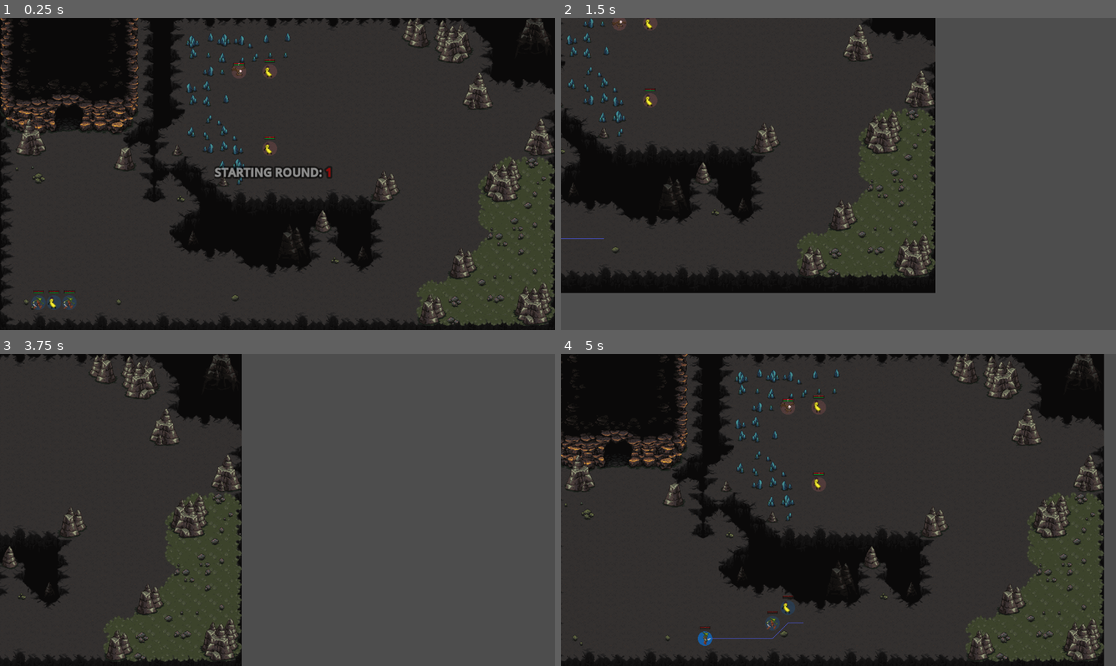
Above: before the commit, frames 1-4 (two rows, left to right).
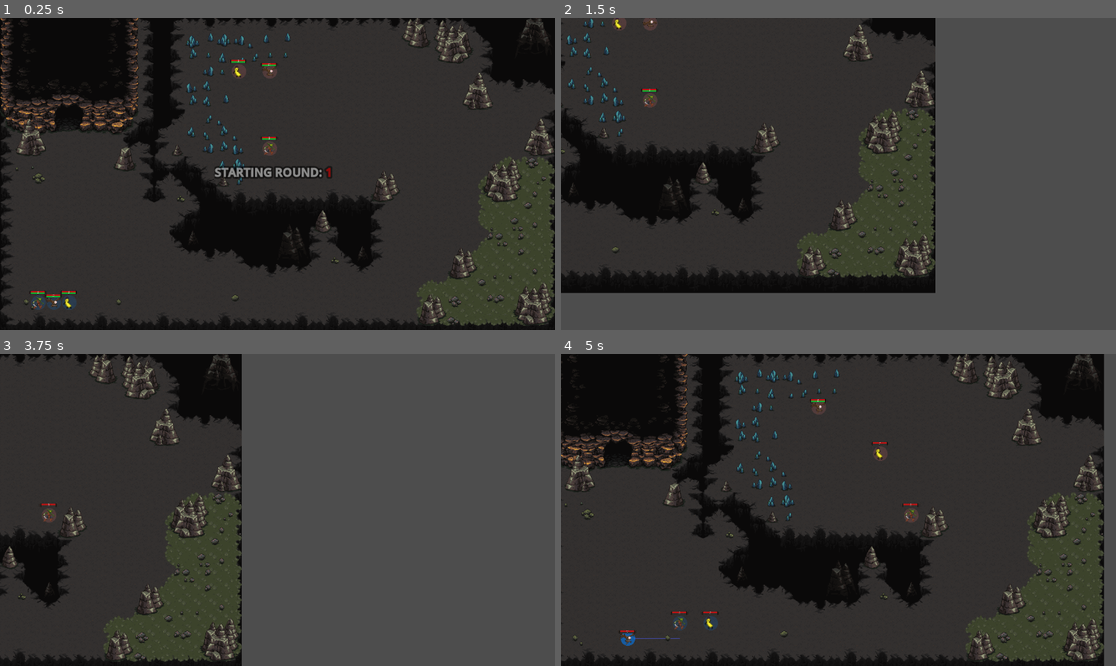
Above: after the commit, the same moments.

Repository: SeeNoirSeeNo/SeeNoHope-The-Final-Bastion
Game: Godot game, scene res://MainScenes/Battle.tscn
The game is run twice, just before and just after one commit, with the same random seed, the same clock (stepped at 60 frames per second) and the same inputs.
Inputs (mouse positions are in pixels of both pictures, inside the frame that each line leads up to):
- Up to frame 1 (0.25 s): no input
- Up to frame 2 (1.5 s): move the mouse to (960, 158) at 0.52 s; hold D (Right) 0.53-1.28 s; hold U (unit) 0.53-1.28 s; click (960, 158) at 0.6 s; move the mouse to (727, 189) at 1.27 s; hold S (Down) from 1.28 s (still down); tap U (unit) at 1.35 s
- Up to frame 3 (3.75 s): click (166, 525) at 1.55 s; move the mouse to (333, 441) at 2.02 s; release S (Down) at 2.03 s; hold D (Right) 2.03-2.78 s; hold U (unit) 2.03-2.78 s; click (333, 441) at 2.1 s; move the mouse to (249, 572) at 2.77 s; hold W (Up) 2.78-3.53 s; tap U (unit) at 2.85 s; click (249, 572) at 3.05 s; move the mouse to (444, 556) at 3.52 s; hold A (Left) from 3.53 s (still down); hold U (unit) from 3.53 s (still down); click (444, 556) at 3.6 s
- Up to frame 4 (5 s): keep holding A (Left); move the mouse to (672, 463) at 4.27 s; release U (unit) at 4.28 s; tap U (unit) at 4.35 s; click (672, 463) at 4.55 s

The runs differ from the first frame. In frame 1, 0.4% of the frame differs, in the area x 5-50%, y 13-94%; in frame 2, 0.2%; in frame 3, 0.1%; in frame 4, 1.1%, in the area x 10-65%, y 13-94%.

Commit message:
Floating Labels
Fixed BAT visual bug
improved floating labels
min&max dmg
export actions cost

Diff:
--- a/FloatingLabel.gd
+++ b/FloatingLabel.gd
@@ -4,29 +4,18 @@
 var speed_x = 0
 var speed_y = 0
 
-var starting_position = global_position
-
-
-func _process(delta):
-	if moving:
-		global_position.x += speed_x
-		global_position.y += speed_y
-
-func showFloatingLabel(value, color, x_speed, y_speed, duration):
-	moveFloatingLabel(x_speed, y_speed, duration)
+func start_floating_label(value, color, velocity, duration):
+	var tween = create_tween()
+	tween.tween_property(self, "global_position", global_position + velocity, duration)
 	text = str(value)
 	self_modulate = color
 	show()
+	var timer = Timer.new()
+	add_child(timer)
+	timer.wait_time = duration
+	timer.one_shot = true
+	timer.timeout.connect(self._on_timer_timeout)
+	timer.start()
 
-func hideFloatingLabel():
-	hide()
-	global_position = starting_position
-
-func moveFloatingLabel(new_speed_x, new_speed_y, duration):
-	if not moving:
-		moving = true
-		speed_x = new_speed_x
-		speed_y = new_speed_y
-		await get_tree().create_timer(duration).timeout
-		hideFloatingLabel()
-		moving = false
+func _on_timer_timeout():
+	queue_free()
--- a/Graphics & UI/FloatingLabel/FloatingLabel.tscn
+++ b/Graphics & UI/FloatingLabel/FloatingLabel.tscn
@@ -4,9 +4,12 @@
 
 [node name="FloatingLabel" type="Label"]
 visible = false
+z_index = 10
 offset_right = 132.0
 offset_bottom = 91.0
-theme_override_font_sizes/font_size = 128
+theme_override_colors/font_outline_color = Color(0, 0, 0, 1)
+theme_override_constants/outline_size = 2
+theme_override_font_sizes/font_size = 96
 text = "-200
 "
 horizontal_alignment = 1
--- a/Graphics & UI/Healthbar/TimeunitsBar.tscn
+++ b/Graphics & UI/Healthbar/TimeunitsBar.tscn
@@ -6,11 +6,12 @@
 [ext_resource type="Script" path="res://Graphics & UI/Healthbar/TimeunitsBar.gd" id="4_aauhg"]
 
 [node name="TimeunitsBar" type="TextureProgressBar"]
-offset_left = -13.0
+z_index = 5
+offset_left = -21.0
 offset_top = -2.0
-offset_right = 243.0
+offset_right = 235.0
 offset_bottom = 30.0
-scale = Vector2(0.101501, 0.101501)
+scale = Vector2(0.152, 0.152)
 value = 66.0
 texture_under = ExtResource("1_jem5j")
 texture_over = ExtResource("2_jg5yr")
--- a/Graphics & UI/Healthbar/healthbar.gd
+++ b/Graphics & UI/Healthbar/healthbar.gd
@@ -1,15 +1,14 @@
 extends TextureProgressBar
 
 @onready var value_label : Label = $ValueLabel
-@onready var floating_label = $FloatingLabel
-
+@onready var floating_label_scene = preload("res://Graphics & UI/FloatingLabel/FloatingLabel.tscn")
 
 func update(target_unit : Unit):
 	value_label.text = str(target_unit.current_health_points)
 	value = target_unit.current_health_points * 100 / target_unit.health_points
 
-func showFloatingLabel(value, color):
-	floating_label.showFloatingLabel(value, color, 1, -0.5, 0.75)
-
-func hideFloatingLabel():
-	floating_label.hideFloatingLabel()
+func create_floating_label(value, color: Color, velocity: Vector2, duration: float):
+	var label_instance = floating_label_scene.instantiate()
+	add_child(label_instance)
+	label_instance.global_position = self.global_position
+	label_instance.start_floating_label(value, color, velocity, duration)
--- a/Graphics & UI/Healthbar/healthbar.tscn
+++ b/Graphics & UI/Healthbar/healthbar.tscn
@@ -1,17 +1,17 @@
-[gd_scene load_steps=6 format=3 uid="uid://cxnfg7i60h8eq"]
+[gd_scene load_steps=5 format=3 uid="uid://cxnfg7i60h8eq"]
 
 [ext_resource type="Texture2D" uid="uid://dgqpjgqelq22r" path="res://Graphics & UI/Healthbar/enemy_health_bar_background_001.png" id="1_nxmih"]
 [ext_resource type="Texture2D" uid="uid://bdou4d2ow2mvm" path="res://Graphics & UI/Healthbar/enemy_health_bar_foreground_003.png" id="2_ud4ch"]
 [ext_resource type="Texture2D" uid="uid://cbng8gacteshv" path="res://Graphics & UI/Healthbar/enemy_health_bar_001.png" id="3_yvq6c"]
 [ext_resource type="Script" path="res://Graphics & UI/Healthbar/healthbar.gd" id="4_mxboh"]
-[ext_resource type="PackedScene" uid="uid://bw15fv13j3txp" path="res://Graphics & UI/FloatingLabel/FloatingLabel.tscn" id="5_6ddd0"]
 
 [node name="Healthbar" type="TextureProgressBar"]
-offset_left = -13.0
+z_index = 5
+offset_left = -21.0
 offset_top = -2.0
-offset_right = 243.0
+offset_right = 235.0
 offset_bottom = 30.0
-scale = Vector2(0.101501, 0.101501)
+scale = Vector2(0.152, 0.152)
 value = 66.0
 texture_under = ExtResource("1_nxmih")
 texture_over = ExtResource("2_ud4ch")
@@ -26,10 +26,3 @@
 text = "200"
 horizontal_alignment = 1
 vertical_alignment = 2
-
-[node name="FloatingLabel" parent="." instance=ExtResource("5_6ddd0")]
-layout_mode = 0
-offset_left = 9.85211
-offset_top = 128.077
-offset_right = 205.852
-offset_bottom = 263.077
--- a/MainScenes/Battle.gd
+++ b/MainScenes/Battle.gd
@@ -19,11 +19,11 @@
 	map_picker.load_map() #Load a map (at random)
 
 	unit_factory.create_unit("CaveGoblin", Vector2i(2,18), "Player", "Player", true)
-	unit_factory.create_unit("BananaMan", Vector2i(3,18), "Player", "Player", true)
-	unit_factory.create_unit("CaveGoblin", Vector2i(4,18), "Player", "Player", true)
-	unit_factory.create_unit("BananaMan", Vector2i(17,8), "Enemy", "Enemy", true)
-	unit_factory.create_unit("FlyingEye", Vector2i(15,3), "Enemy", "Enemy", true)
-	unit_factory.create_unit("BananaMan", Vector2i(17,3), "Enemy", "Enemy", true)
+	unit_factory.create_unit("FlyingEye", Vector2i(3,18), "Player", "Player", true)
+	unit_factory.create_unit("BananaMan", Vector2i(4,18), "Player", "Player", true)
+	unit_factory.create_unit("CaveGoblin", Vector2i(17,8), "Enemy", "Enemy", true)
+	unit_factory.create_unit("BananaMan", Vector2i(15,3), "Enemy", "Enemy", true)
+	unit_factory.create_unit("FlyingEye", Vector2i(17,3), "Enemy", "Enemy", true)
 	Audioplayer.play_music(music)
 
 	await get_tree().create_timer(1).timeout #wait a second
--- a/Units/BananaMan/BananaMan.tscn
+++ b/Units/BananaMan/BananaMan.tscn
@@ -467,13 +467,17 @@
 unit_type = "Banana man"
 speed = 300
 timeunits = 125
-damage = 25
 move_sound = ExtResource("2_adsel")
 attack_sound = ExtResource("3_oeywf")
 death_sound = ExtResource("4_oms5q")
 hit_sound = ExtResource("4_x6von")
 damage_color = Color(0.741176, 0.227451, 0.615686, 1)
 health_points = 100
+base_min_damage = 6
+base_max_damage = 11
+move_cost = 20
+attack_cost = 30
+wait_cost = 5
 
 [node name="CollisionShape2D" type="CollisionShape2D" parent="."]
 shape = SubResource("CircleShape2D_2pi0q")
--- a/Units/BaseUnit/BaseUnit.gd
+++ b/Units/BaseUnit/BaseUnit.gd
@@ -11,11 +11,18 @@
 @export var unit_type : String
 @export var speed : int
 @export var timeunits : int
-@export var damage : int
 @export var move_sound : AudioStream
 @export var attack_sound : AudioStream
 @export var death_sound : AudioStream
 @export var hit_sound : AudioStream
+@export var damage_color : Color
+@export var health_points : int
+@export var base_min_damage : int
+@export var base_max_damage : int
+@export var move_cost : int
+@export var attack_cost : int
+@export var wait_cost : int
+@export var attack_range : int = 1
 ### @ONREADY ###
 @onready var map = $"../../../Map".get_child(0)
 @onready var navigation_grid : NavigationGrid = $"../../../Agents/NavigationGrid"
@@ -28,6 +35,8 @@
 
 
 ### VARIABLES ###
+
+var actions : Dictionary
 var active_path: Array[Vector2i]
 var current_cell : Vector2i
 var adjacent_cells : Dictionary
@@ -35,15 +44,12 @@
 var is_dead = false
 var current_timeunits : int
 var is_done_for_the_round : bool = false
-
-@export var damage_color : Color
-@export var health_points : int
+var min_damage
+var max_damage
+var label_velocity: Vector2 = Vector2(8,-20)
+var label_duration: float = 0.8
 var current_health_points : int
-
-var attack_range : int = 1
-var actions : Dictionary = { "move" : 10, "attack" : 40, "wait" : 5}
 var group : String
-
 var is_active : bool = false
 
 ### FUNCTIONS ###
@@ -86,9 +92,12 @@
 		play_animation("Attack")
 		Audioplayer.play_sound(attack_sound)
 		pay_attack_cost()
-		deal_damage(target_enemy, damage)
+		deal_damage(target_enemy, roll_damage())
 		await animation_player.animation_finished
 		end_turn()
+
+func roll_damage() -> int:
+	return randi_range(min_damage, max_damage)
 
 func pay_wait_cost():
 	current_timeunits -= actions["wait"]
@@ -162,7 +171,7 @@
 		target.take_damage(dmg)
 
 func take_damage(damage):
-	healthbar.showFloatingLabel(damage, damage_color)
+	healthbar.create_floating_label(damage, damage_color, label_velocity, label_duration) #last 2 param make me unhappy
 	current_health_points -= damage
 	if current_health_points <= 0:
 		current_health_points = 0
@@ -269,6 +278,15 @@
 	update_healthbar(self)
 	update_TU_bar(self)
 	queue_redraw()
+	#Set Damage
+	min_damage = base_min_damage
+	max_damage = base_max_damage
+	#Populate Actions Dict
+	actions = {
+		"move": move_cost,
+		"attack": attack_cost,
+		"wait": wait_cost,
+	}
 
 
 func pay_movement_cost_and_update_path() -> Array[Vector2i]:
--- a/Units/CaveGoblin/CaveGoblin.tscn
+++ b/Units/CaveGoblin/CaveGoblin.tscn
@@ -399,13 +399,17 @@
 unit_type = "Cave Goblin"
 speed = 300
 timeunits = 125
-damage = 15
 move_sound = ExtResource("2_hfv0q")
 attack_sound = ExtResource("2_ovvph")
 death_sound = ExtResource("2_fh3to")
 hit_sound = ExtResource("5_e4aa6")
 damage_color = Color(0.741176, 0, 0, 1)
 health_points = 150
+base_min_damage = 22
+base_max_damage = 27
+move_cost = 18
+attack_cost = 28
+wait_cost = 5
 
 [node name="CollisionShape2D" type="CollisionShape2D" parent="."]
 shape = SubResource("CircleShape2D_2pi0q")
--- a/Units/FlyingEye/FlyingEye.tscn
+++ b/Units/FlyingEye/FlyingEye.tscn
@@ -201,7 +201,7 @@
 tracks/1/interp = 1
 tracks/1/loop_wrap = true
 tracks/1/keys = {
-"times": PackedFloat32Array(0.0873377),
+"times": PackedFloat32Array(0),
 "transitions": PackedFloat32Array(1),
 "update": 1,
 "values": [8]
@@ -355,13 +355,17 @@
 unit_type = "Flying Eye"
 speed = 300
 timeunits = 80
-damage = 40
 move_sound = ExtResource("2_ed1lr")
 attack_sound = ExtResource("2_777lj")
 death_sound = ExtResource("4_4imtt")
 hit_sound = ExtResource("5_2lfpl")
 damage_color = Color(0.556863, 0, 0, 1)
 health_points = 66
+base_min_damage = 12
+base_max_damage = 20
+move_cost = 15
+attack_cost = 25
+wait_cost = 5
 
 [node name="CollisionShape2D" type="CollisionShape2D" parent="."]
 shape = SubResource("CircleShape2D_2pi0q")
--- a/project.godot
+++ b/project.godot
@@ -12,7 +12,7 @@
 
 config/name="SeeNoHope: The Final Bastion"
 run/main_scene="res://MainScenes/Battle.tscn"
-config/features=PackedStringArray("4.1", "GL Compatibility")
+config/features=PackedStringArray("4.2", "GL Compatibility")
 config/icon="res://Units/BaseUnit/icon.svg"
 
 [autoload]
Not shown: 1 places in Units/BananaMan/BananaMan.tscn that only renumber resources
Not shown: 1 places in Units/CaveGoblin/CaveGoblin.tscn that only renumber resources
Not shown: 1 places in Units/FlyingEye/FlyingEye.tscn that only renumber resources
